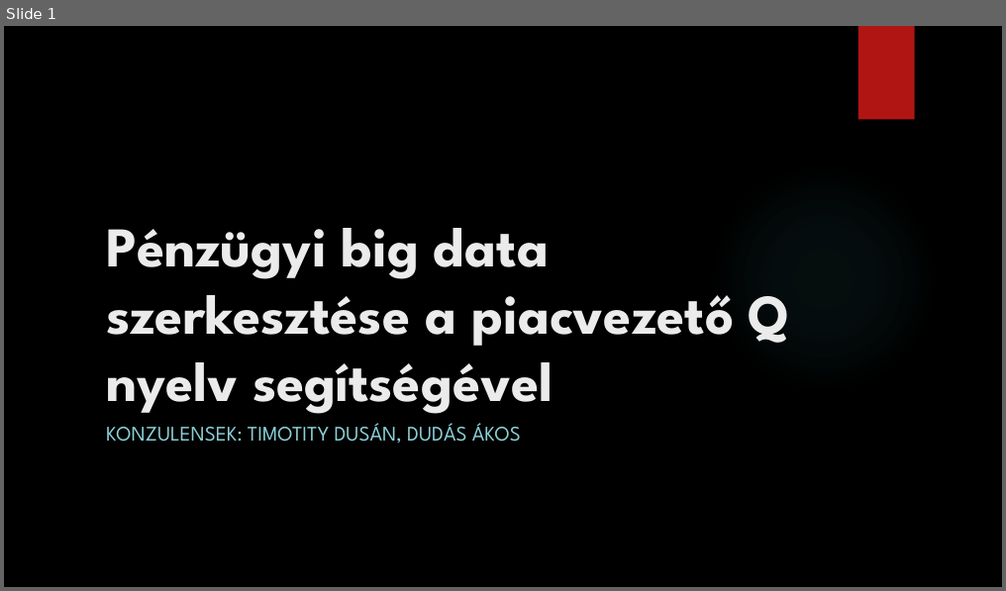
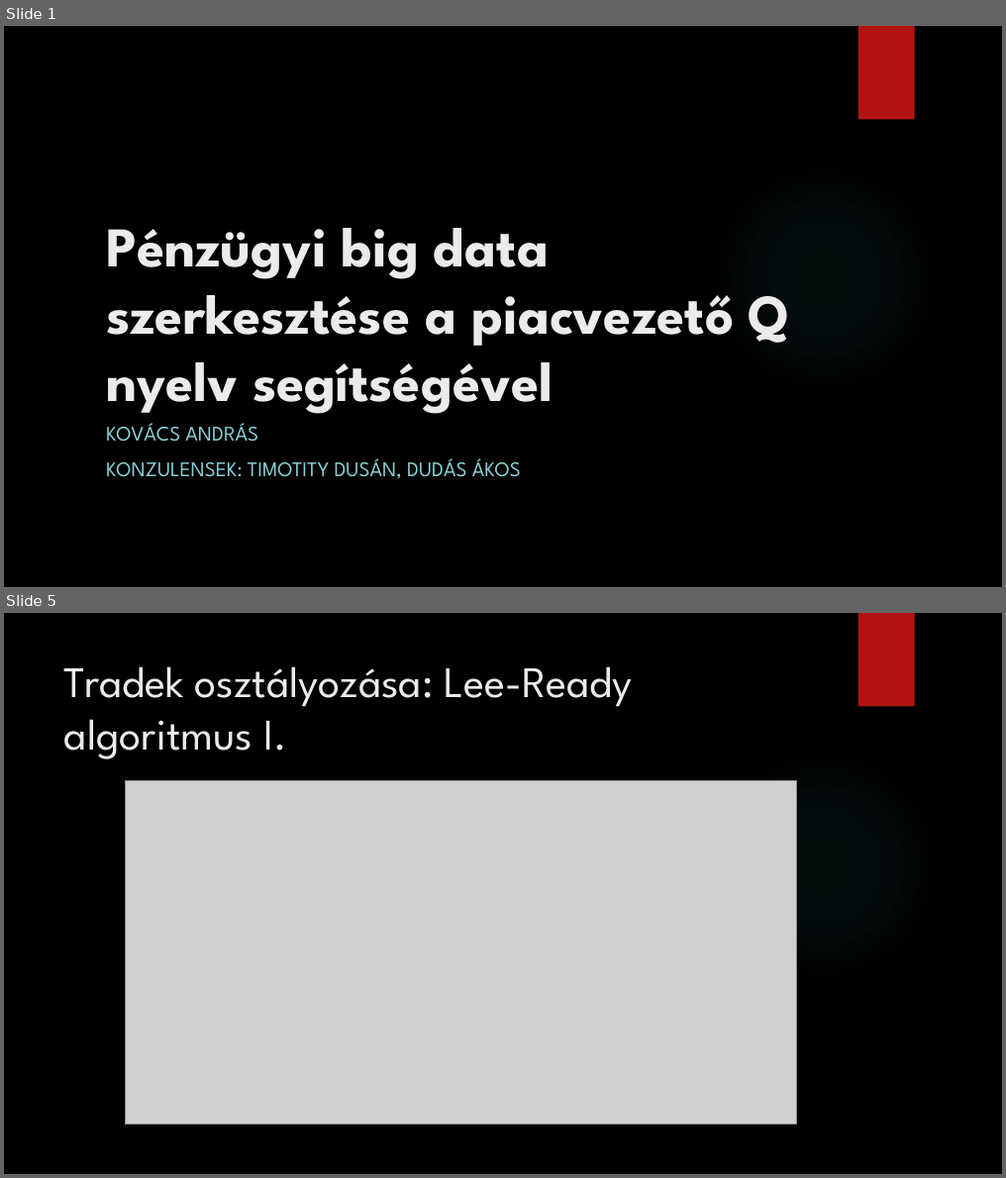
Before and after one commit to kovand11/Msc-Onlab2, a slide deck: Presentation/Pénzügyi big data szerkesztése.pptx. Shown one above the other, each under a label of ours: slide 1 before the commit, slides 1 and 5 after it; the slides between them are not shown. The pictures are 1006x591 and 1006x1178 pixels, drawn with LibreOffice and Linux fonts; fonts in the diff are those of the drawing; grey boxes stand for pictures; background and template pictures are left out. Boxes give left, top, right and bottom in pixels: in the first picture for what was removed or moved away, otherwise in the second. Text is boxed around its words. In the diff, an @@ line names an element or a change of style, - is before the commit and + after.

```diff
--- a/Presentation/Pénzügyi big data szerkesztése.pptx
+++ b/Presentation/Pénzügyi big data szerkesztése.pptx
@@ slide 5 added at [4, 613, 1002, 1174], background picture (left out); not listed: 2 template elements that a slide beside it also shows @@
@@ title added at [64, 666, 632, 760], 42 pt, text #EBEBEB @@
+Tradek osztályozása: Lee-Ready algoritmus I.
@@ picture added at [126, 780, 797, 1124] @@
@@ slide 1 changed as well @@
@@ subtitle at [106, 423, 258, 442]: paragraph added @@
+KOVÁCS ANDRÁS
```
Also in this commit, not shown: 9 other slides added, 1 slide removed, 10 other files.
